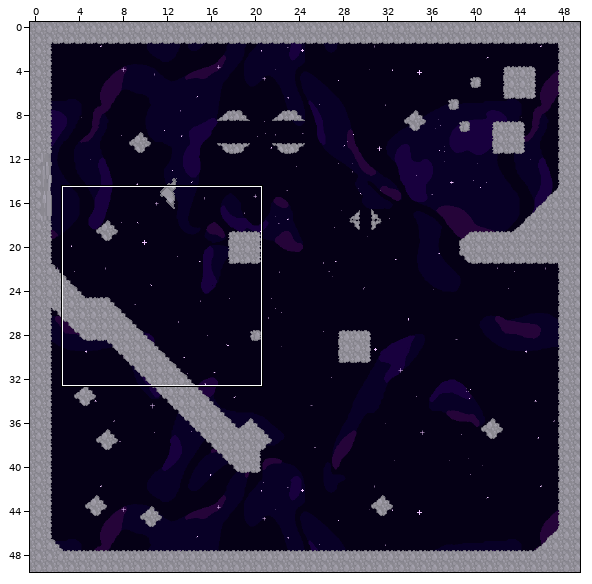
An edit to a level. Tiled map (JSON), core/assets/level_1.tmj. The picture above shows the old version from afar; the outline marks the close-up.
Close-up. Before the commit:
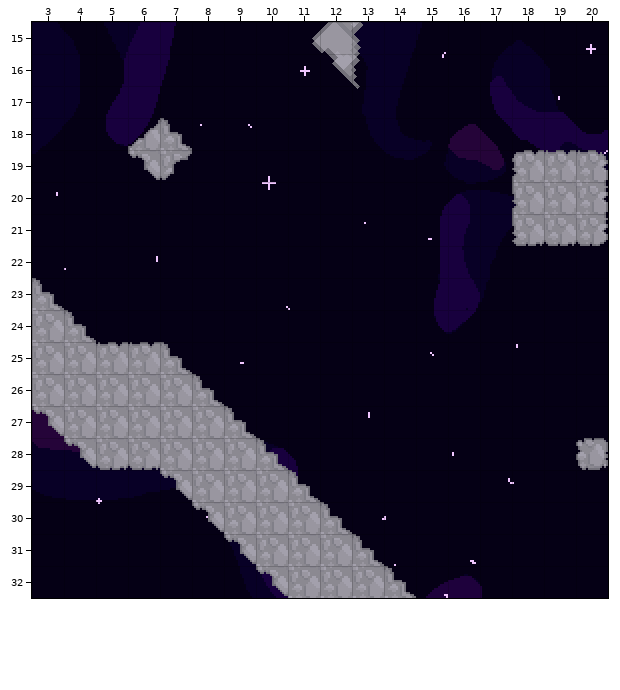
Cells are 16x16 px. Shown: x 3..20, y 15..32. The commit also changed other parts of the map, which this record leaves out.
Now the later version:
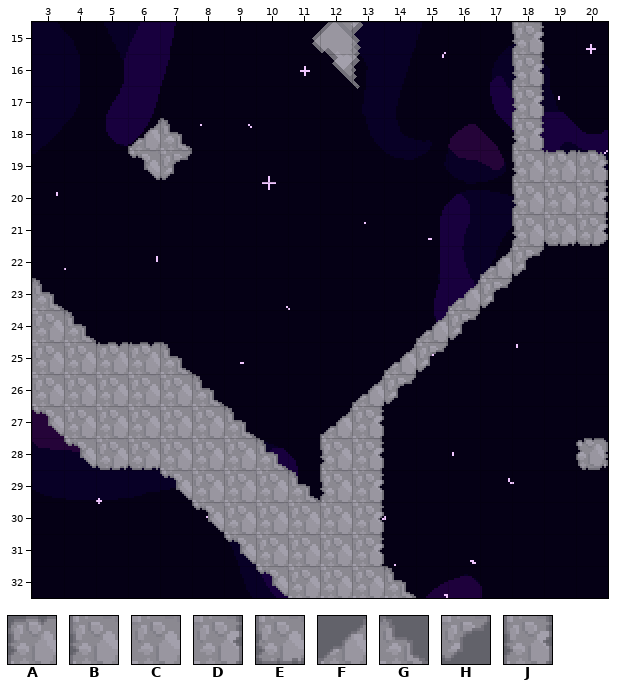
Key: from "tileset": A 0 "GameObject", B 16 "GameObject", C 17 "GameObject", D 18 "GameObject", E 32 "GameObject", F 66 "GameObject", G 67 "GameObject", H 83 "GameObject", J 91 "GameObject".
_ is an empty cell.
Changes in this commit:
Layer "Foreground":
The edit turns tile A into tile B in row 19 at x 18.
The edit turns tile E into tile B in row 21 at x 18.
There is now tile B in rows 28 to 29 at x 12.
The edit turns tile G into tile C in row 30 at x 12.
The edit turns tile G into tile D in row 31 at x 13.
There is now tile D in rows 27 to 30 at x 13.
There is now tile F in row 22 at x 17; in row 23 at x 16; in row 24 at x 15; in row 25 at x 14; in row 26 at x 13; in row 27 at x 12.
There is now tile H in row 22 at x 18; in row 23 at x 17; in row 24 at x 16; in row 25 at x 15; in row 26 at x 14.
There is now tile J in rows 15 to 18 at x 18.
